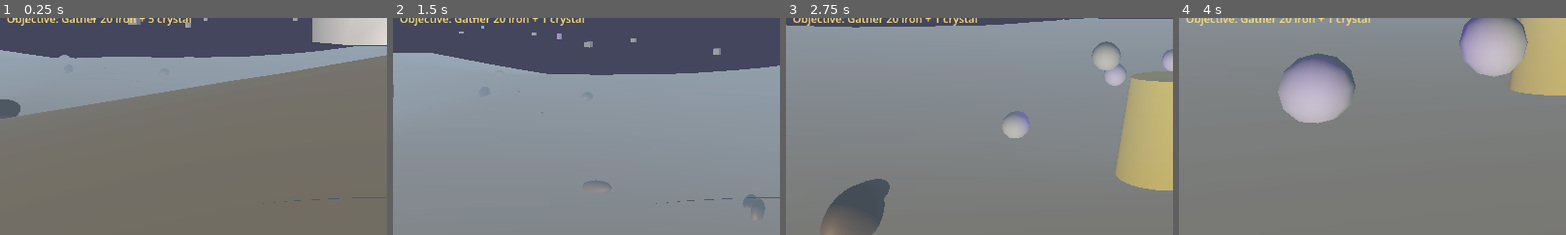
Above: before the commit, frames 1-4 (left to right).
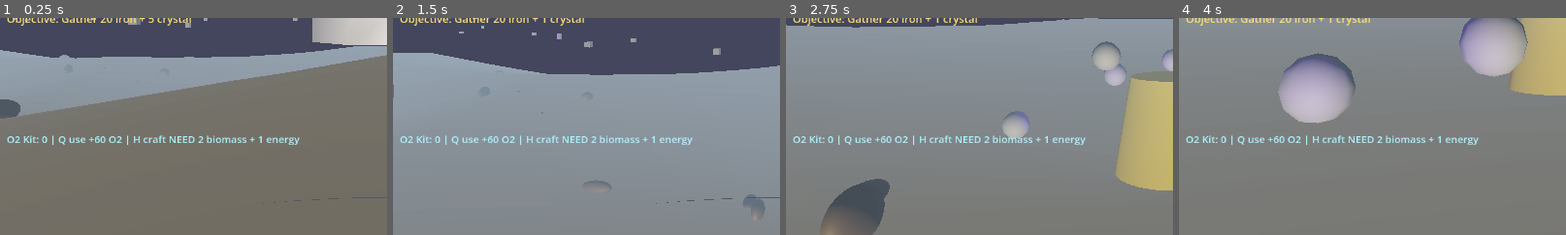
Above: after the commit, the same moments.

Repository: qnctx/star-abyss-game
Game: Godot game, scene res://scenes/main.tscn
The game is run twice, just before and just after one commit, with the same random seed, the same clock (stepped at 60 frames per second) and the same inputs.
Inputs (mouse positions are % of the whole screen's width and height, from its top left):
- Up to frame 1 (0.25 s): no input
- Up to frame 2 (1.5 s): tap Enter at 0.5 s; move the mouse to (55, 50) at 0.52 s; hold H (craft_oxygen_canister, bound only after the commit) 0.53-1.28 s; hold W (move_forward) from 0.53 s (still down); click (55, 50) at 0.67 s; tap Space (jump) at 0.77 s; tap Q (use_oxygen_canister, bound only after the commit) at 0.8, 1.35 s; move the mouse to (45, 50) at 1.27 s
- Up to frame 3 (2.75 s): keep holding W (move_forward); tap Space (jump) at 1.52 s; tap H (craft_oxygen_canister, bound only after the commit) at 1.55 s; move the mouse to (52, 48) at 2.02 s; hold B (build_mode) from 2.03 s (still down); tap Q (use_oxygen_canister, bound only after the commit) at 2.3 s
- Up to frame 4 (4 s): keep holding W (move_forward); move the mouse to (49, 52) at 2.77 s; release B (build_mode) at 2.78 s; tap Ctrl (crouch) at 2.85 s; click (49, 52) at 2.92 s; tap Space (jump) at 3.02, 3.77 s; tap H (craft_oxygen_canister, bound only after the commit) at 3.05 s; move the mouse to (57, 51) at 3.52 s; hold E (interact) from 3.53 s (still down); tap Q (use_oxygen_canister, bound only after the commit) at 3.8 s
The pictures show only the part of the screen within x 0-50%, y 50-100%; the shares and areas given below are measured in that part.

The runs differ from the first frame. In frame 1, 1.2% of the frame differs, in the area x 1-78%, y 54-59%; in frame 2, 1.0%; in frame 3, 1.1%; in frame 4, 1.1%.

Commit message:
Add craftable oxygen canisters

Diff:
--- a/src/project.godot
+++ b/src/project.godot
@@ -25,6 +25,7 @@
 InventoryManager="*res://scripts/inventory_manager.gd"
 TechManager="*res://scripts/tech_manager.gd"
 DeathDropManager="*res://scripts/death_drop_manager.gd"
+OxygenCanisterManager="*res://scripts/oxygen_canister_manager.gd"
 SaveManager="*res://scripts/save_manager.gd"
 SignalLogManager="*res://scripts/signal_log_manager.gd"
 ZoneManager="*res://scripts/zone_manager.gd"
--- a/src/scripts/combat_hud.gd
+++ b/src/scripts/combat_hud.gd
@@ -12,6 +12,7 @@
 var _save_status_label: Label
 var _radio_label: Label
 var _death_drop_label: Label
+var _oxygen_supply_label: Label
 var _save_status_time_remaining := 0.0
 
 
@@ -75,6 +76,13 @@
 	_death_drop_label.add_theme_font_size_override("font_size", 15)
 	_death_drop_label.add_theme_color_override("font_color", Color(1.0, 0.68, 0.35))
 	add_child(_death_drop_label)
+
+	_oxygen_supply_label = Label.new()
+	_oxygen_supply_label.position = Vector2(10, 494)
+	_oxygen_supply_label.size = Vector2(920, 30)
+	_oxygen_supply_label.add_theme_font_size_override("font_size", 15)
+	_oxygen_supply_label.add_theme_color_override("font_color", Color(0.68, 0.95, 1.0))
+	add_child(_oxygen_supply_label)
 
 	if GameManager:
 		GameManager.base_health_changed.connect(_on_base_health_changed)
@@ -99,6 +107,9 @@
 	if DeathDropManager:
 		DeathDropManager.death_drop_spawned.connect(_on_death_drop_changed)
 		DeathDropManager.death_drop_collected.connect(_on_death_drop_changed)
+	if OxygenCanisterManager:
+		OxygenCanisterManager.oxygen_canister_crafted.connect(_on_oxygen_supply_changed)
+		OxygenCanisterManager.oxygen_canister_used.connect(_on_oxygen_supply_used)
 
 	var objective_tracker := get_tree().current_scene.get_node_or_null("ObjectiveTracker") if get_tree().current_scene else null
 	if objective_tracker:
@@ -113,7 +124,9 @@
 	_refresh_scanner_hint()
 	_refresh_signal_hint()
 	_refresh_radio_log()
+	_refresh_oxygen_supply_hint()
 	_refresh_death_drop_hint()
+	_refresh_oxygen_supply_hint()
 	if _save_status_time_remaining > 0.0:
 		_save_status_time_remaining = maxf(0.0, _save_status_time_remaining - _delta)
 		if is_zero_approx(_save_status_time_remaining):
@@ -185,6 +198,14 @@
 func _on_death_drop_changed() -> void:
 	_refresh_death_drop_hint()
 	_refresh_objective_hint()
+
+
+func _on_oxygen_supply_changed() -> void:
+	_refresh_oxygen_supply_hint()
+
+
+func _on_oxygen_supply_used(_amount: float) -> void:
+	_refresh_oxygen_supply_hint()
 
 
 func _refresh() -> void:
@@ -207,6 +228,7 @@
 	_refresh_scanner_hint()
 	_refresh_objective_hint()
 	_refresh_death_drop_hint()
+	_refresh_oxygen_supply_hint()
 
 
 func _refresh_build_hint() -> void:
@@ -267,6 +289,10 @@
 
 func _refresh_death_drop_hint() -> void:
 	_death_drop_label.text = get_death_drop_text()
+
+
+func _refresh_oxygen_supply_hint() -> void:
+	_oxygen_supply_label.text = get_oxygen_supply_text()
 
 
 func get_structure_damage_hint() -> String:
@@ -364,3 +390,9 @@
 	if not DeathDropManager:
 		return ""
 	return DeathDropManager.get_drop_hint()
+
+
+func get_oxygen_supply_text() -> String:
+	if not OxygenCanisterManager:
+		return ""
+	return OxygenCanisterManager.get_supply_hint()
--- a/src/scripts/death_drop_manager.gd
+++ b/src/scripts/death_drop_manager.gd
@@ -157,5 +157,7 @@
 			return "crystal"
 		"energy_core":
 			return "core"
+		"oxygen_canister":
+			return "O2 kit"
 		_:
 			return resource_type
--- a/src/scripts/inventory_manager.gd
+++ b/src/scripts/inventory_manager.gd
@@ -8,7 +8,8 @@
 	"biomass": 0,
 	"energy": 0,
 	"energy_core": 0,
-	"blueprint": 0
+	"blueprint": 0,
+	"oxygen_canister": 0
 }
 
 
--- /dev/null
+++ b/src/scripts/oxygen_canister_manager.gd
@@ -0,0 +1,68 @@
+extends Node
+
+signal oxygen_canister_crafted()
+signal oxygen_canister_used(amount: float)
+
+const RESOURCE_TYPE := "oxygen_canister"
+const CRAFT_COST := {"biomass": 2, "energy": 1}
+const OXYGEN_RESTORE := 60.0
+
+
+func _ready() -> void:
+	_ensure_input_action("use_oxygen_canister", KEY_Q)
+	_ensure_input_action("craft_oxygen_canister", KEY_H)
+
+
+func _input(event: InputEvent) -> void:
+	if event.is_action_pressed("use_oxygen_canister"):
+		if use_canister():
+			get_viewport().set_input_as_handled()
+	elif event.is_action_pressed("craft_oxygen_canister"):
+		if craft_canister():
+			get_viewport().set_input_as_handled()
+
+
+func craft_canister() -> bool:
+	if not InventoryManager or not InventoryManager.has_resources(CRAFT_COST):
+		return false
+	InventoryManager.consume_resources(CRAFT_COST)
+	InventoryManager.add_resource(RESOURCE_TYPE, 1)
+	oxygen_canister_crafted.emit()
+	return true
+
+
+func use_canister(player: Node = null) -> bool:
+	if not InventoryManager or int(InventoryManager.resources.get(RESOURCE_TYPE, 0)) <= 0:
+		return false
+	var target_player := player
+	if not target_player:
+		target_player = get_tree().get_first_node_in_group("player")
+	if not target_player:
+		return false
+	var current_oxygen := float(target_player.get("current_oxygen"))
+	var max_oxygen := float(target_player.get("max_oxygen"))
+	if current_oxygen >= max_oxygen:
+		return false
+	InventoryManager.consume_resources({RESOURCE_TYPE: 1})
+	target_player.set("current_oxygen", minf(max_oxygen, current_oxygen + OXYGEN_RESTORE))
+	target_player.emit_signal("oxygen_changed")
+	oxygen_canister_used.emit(OXYGEN_RESTORE)
+	return true
+
+
+func get_supply_hint() -> String:
+	var count := int(InventoryManager.resources.get(RESOURCE_TYPE, 0)) if InventoryManager else 0
+	var craft_state := "READY" if InventoryManager and InventoryManager.has_resources(CRAFT_COST) else "NEED 2 biomass + 1 energy"
+	return "O2 Kit: %d | Q use +%d O2 | H craft %s" % [count, roundi(OXYGEN_RESTORE), craft_state]
+
+
+func _ensure_input_action(action_name: String, key: Key) -> void:
+	if not InputMap.has_action(action_name):
+		InputMap.add_action(action_name)
+	for event in InputMap.action_get_events(action_name):
+		var key_event := event as InputEventKey
+		if key_event and key_event.physical_keycode == key:
+			return
+	var input_event := InputEventKey.new()
+	input_event.physical_keycode = key
+	InputMap.action_add_event(action_name, input_event)
--- a/src/test_runner.gd
+++ b/src/test_runner.gd
@@ -17,6 +17,7 @@
 
         _test_world_generator()
         _test_player_oxygen()
+        _test_oxygen_canister_manager()
         _test_death_drop_manager()
         _test_zone_manager()
         _test_turret_logic()
@@ -130,6 +131,54 @@
         main.free()
 
 
+func _test_oxygen_canister_manager() -> void:
+        print("\n[ Oxygen canister manager ]")
+
+        var oxygen_canister_manager = _get_autoload("OxygenCanisterManager")
+        var inventory_manager = _get_autoload("InventoryManager")
+        var player_script = load("res://scripts/player.gd")
+        var combat_hud_script = load("res://scripts/combat_hud.gd")
+        check("OxygenCanisterManager autoload exists", oxygen_canister_manager != null)
+        check("InventoryManager autoload exists for O2 kit test", inventory_manager != null)
+        check("player.gd loads for O2 kit test", player_script != null)
+        check("combat_hud.gd loads for O2 kit test", combat_hud_script != null)
+        if not oxygen_canister_manager or not inventory_manager or not player_script or not combat_hud_script:
+                return
+
+        var old_resources: Dictionary = inventory_manager.resources.duplicate(true)
+        inventory_manager.resources["biomass"] = 2
+        inventory_manager.resources["energy"] = 1
+        inventory_manager.resources["oxygen_canister"] = 0
+
+        check("oxygen canister crafts from biomass and energy", oxygen_canister_manager.craft_canister())
+        check("oxygen canister craft consumes biomass", inventory_manager.resources.get("biomass", -1) == 0)
+        check("oxygen canister craft consumes energy", inventory_manager.resources.get("energy", -1) == 0)
+        check("oxygen canister craft adds kit", inventory_manager.resources.get("oxygen_canister", -1) == 1)
+
+        var player = player_script.new()
+        player.add_to_group("player")
+        player.max_oxygen = 180.0
+        player.current_oxygen = 80.0
+        current_scene.add_child(player)
+
+        check("oxygen canister can be used", oxygen_canister_manager.use_canister(player))
+        check_nearly(player.current_oxygen, 140.0, 0.01, "oxygen canister restores oxygen")
+        check("oxygen canister use consumes kit", inventory_manager.resources.get("oxygen_canister", -1) == 0)
+
+        inventory_manager.resources["oxygen_canister"] = 1
+        player.current_oxygen = player.max_oxygen
+        check("oxygen canister does not consume at full oxygen", not oxygen_canister_manager.use_canister(player))
+        check("full oxygen keeps canister", inventory_manager.resources.get("oxygen_canister", -1) == 1)
+
+        var combat_hud = combat_hud_script.new()
+        current_scene.add_child(combat_hud)
+        check("combat HUD shows oxygen kit hint", combat_hud.get_oxygen_supply_text().contains("O2 Kit"), combat_hud.get_oxygen_supply_text())
+
+        combat_hud.queue_free()
+        player.free()
+        inventory_manager.resources = old_resources
+
+
 func _test_death_drop_manager() -> void:
         print("\n[ Death drop manager ]")
 
@@ -360,6 +409,9 @@
 
         var death_drop_script = load("res://scripts/death_drop.gd")
         check("death_drop.gd loads", death_drop_script != null)
+
+        var oxygen_canister_script = load("res://scripts/oxygen_canister_manager.gd")
+        check("oxygen_canister_manager.gd loads", oxygen_canister_script != null)
 
         var objective_tracker_script = load("res://scripts/objective_tracker.gd")
         check("objective_tracker.gd loads", objective_tracker_script != null)
Not shown, changed: PROGRESS.md
Not shown, changed: docs/GAME_DESIGN_DOC.md
Not shown, changed: docs/TEST_PLAN.md
Not shown, changed: src/CONTEXT.md
